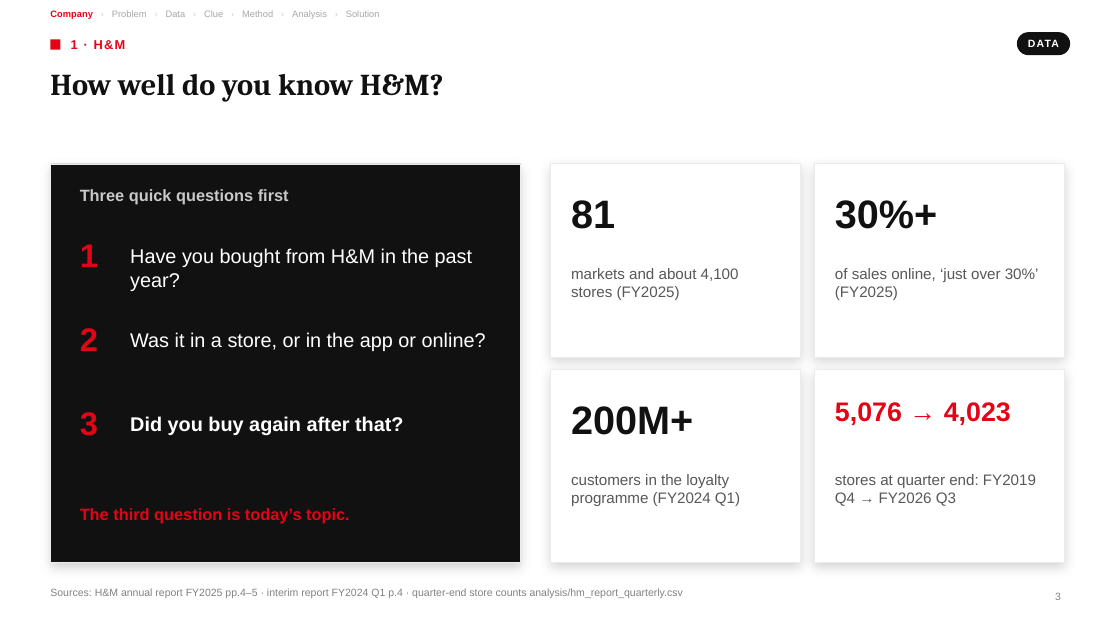
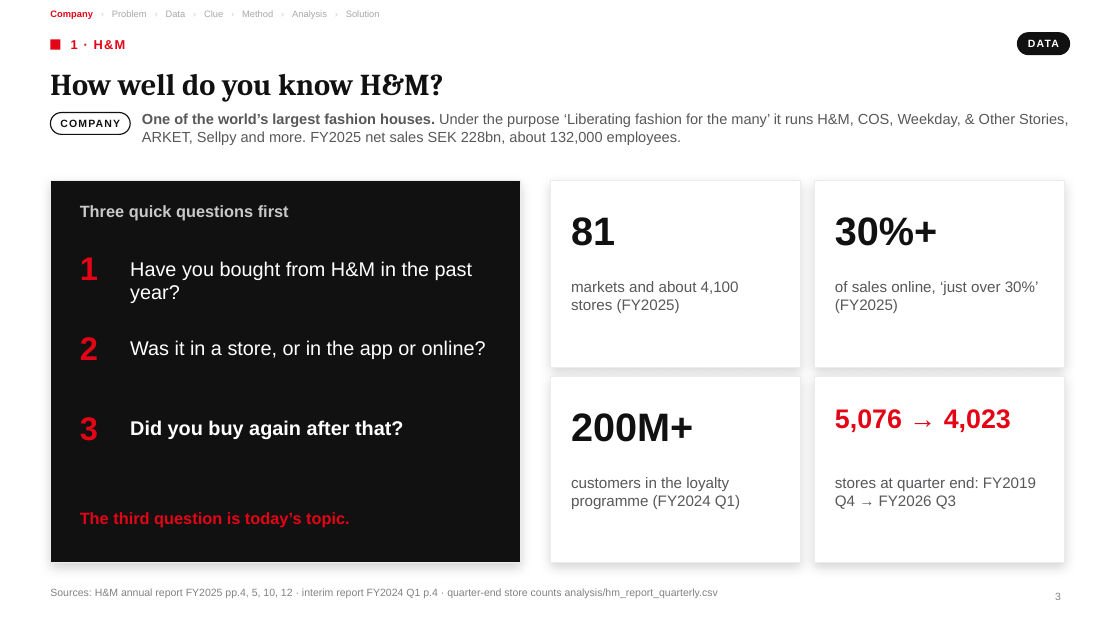
Before and after one commit to underthesun7213/social-data, a slide deck: slide 3 of presentation/hm_retention_deck_en.pptx. Drawn at 1120x630 pixels with LibreOffice and Linux fonts; fonts in the diff are those of the drawing. Boxes give left, top, right and bottom in pixels: in the first picture for what was removed or moved away, otherwise in the second. Text is boxed around its words. In the diff, an @@ line names an element or a change of style, - is before the commit and + after.

```diff
--- a/presentation/hm_retention_deck_en.pptx
+++ b/presentation/hm_retention_deck_en.pptx
@@ rounded rectangle added at [50, 113, 130, 134], fill #FFFFFF, outline #111111 1 pt, 9 pt, text #111111, bold @@
+COMPANY
@@ text added at [142, 113, 1068, 145], 12.5 pt, text #58585B @@
+One of the world’s largest fashion houses. Under the purpose ‘Liberating fashion for the many’ it runs H&M, COS, Weekday, & Other Stories, ARKET, Sellpy and more. FY2025 net sales SEK 228bn, about 132,000 employees.
@@ rectangle: place and size @@
-rectangle at [50, 164, 521, 563]
+rectangle at [50, 181, 521, 563]
@@ rectangle: place and size @@
-rectangle at [550, 164, 801, 357]
+rectangle at [550, 181, 801, 367]
@@ rectangle: place and size @@
-rectangle at [814, 164, 1065, 357]
+rectangle at [814, 181, 1065, 367]
@@ 4 texts: place and size @@
-4 texts at [80, 189, 937, 267]
+4 texts at [80, 205, 937, 280]
@@ 5 texts: place and size @@
-5 texts at [80, 248, 1039, 351]
+5 texts at [80, 261, 1039, 360]
@@ rectangle: place and size @@
-rectangle at [550, 370, 801, 563]
+rectangle at [550, 376, 801, 563]
@@ rectangle: place and size @@
-rectangle at [814, 370, 1065, 563]
+rectangle at [814, 376, 1065, 563]
@@ 5 texts: place and size @@
-5 texts at [80, 402, 1011, 524]
+5 texts at [80, 409, 1011, 528]
@@ text at [50, 588, 718, 598]: text changed @@
-Sources: H&M annual report FY2025 pp.4–5 · interim report FY2024 Q1 p.4 · quarter-end store counts analysis/hm_report_quarterly.csv
+Sources: H&M annual report FY2025 pp.4, 5, 10, 12 · interim report FY2024 Q1 p.4 · quarter-end store counts analysis/hm_report_quarterly.csv
```
Also in this commit, not shown: 1 other slide changed, 4 other files.
